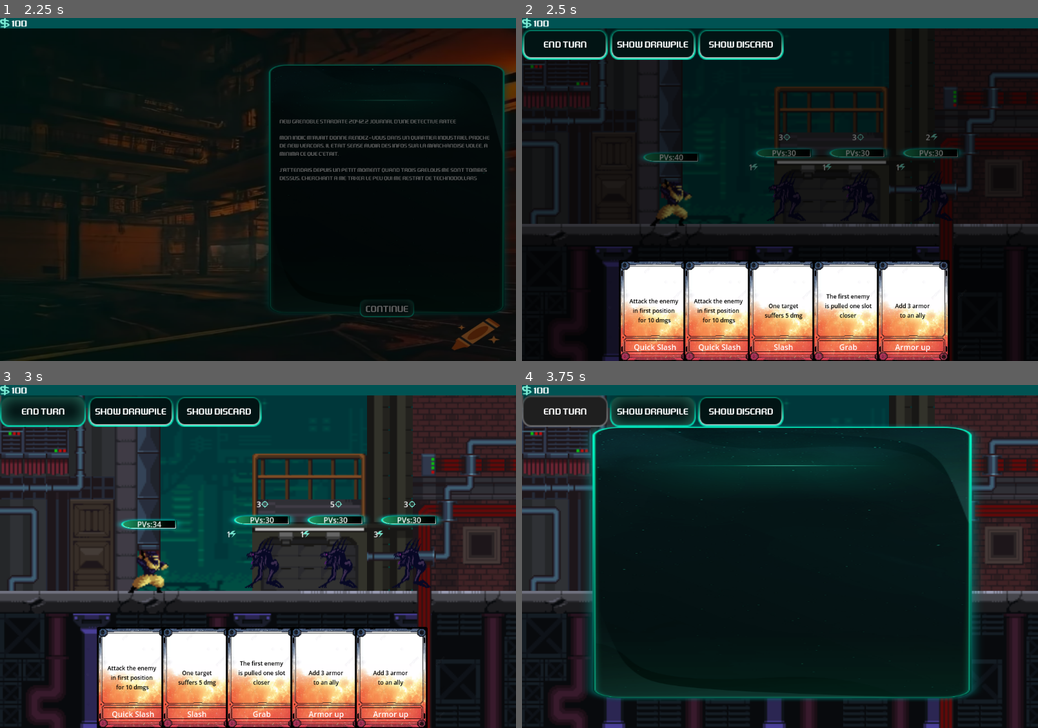
Above: before the commit, frames 1-4 (two rows, left to right).
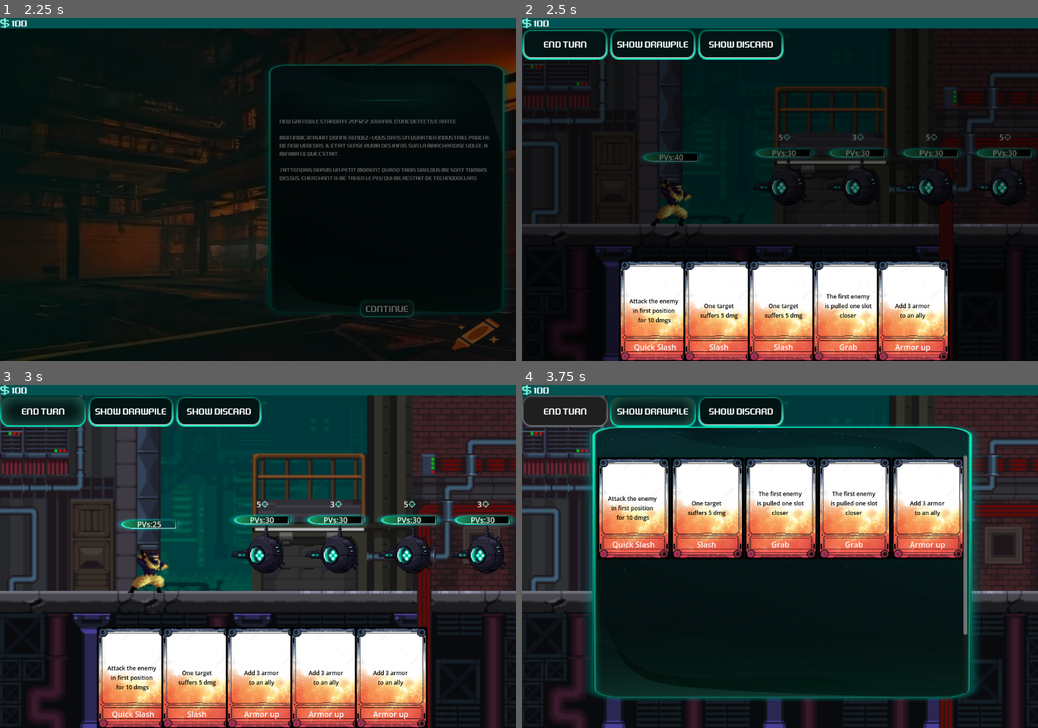
Above: after the commit, the same moments.

Repository: Azhrilla/SlayTheDungeon
Game: Godot game, scene res://UI/main_menu.tscn
The game is run twice, just before and just after one commit, with the same random seed, the same clock (stepped at 60 frames per second) and the same inputs.
Inputs:
- Up to frame 1 (2.25 s): click "Play" at 0.5 s; click "Continue" at 1.25 s; click "Continue" at 2 s
- Up to frame 2 (2.5 s): no input
- Up to frame 3 (3 s): click "End Turn" at 2.75 s
- Up to frame 4 (3.75 s): click "Show DrawPile" at 3.5 s

Frame 1 is identical in both runs. In frame 2, 1.2% of the frame differs, in the area x 33-100%, y 33-98%; in frame 3, 2.8%; in frame 4, 20%, in the area x 14-87%, y 20-91%.

Commit message:
Initial import of the drone

Diff:
--- a/Chips/chip_factory.gd
+++ b/Chips/chip_factory.gd
@@ -21,7 +21,6 @@
 		"_":
 			push_error ("Error: the chip with name {} was not implemented".format(_id))
 			newChip = null
-	print("new chip :")
-	print (_id)
+	print("new chip :{chip}".format({"chip":_id}))
 	UIGlobal.addChip(newChip)
 	return newChip
--- /dev/null
+++ b/Enemies/enemy_drone.gd
@@ -0,0 +1,41 @@
+extends Enemy
+
+const MAX_HEALTH:int  = 30
+const m_baseDmg = 3
+var m_isKO:bool = false
+
+func _ready() -> void:
+	m_currentHealth = MAX_HEALTH
+	m_intentions = ["Dmg3","Dmg5"]
+	super._ready()
+	$AnimationPlayer.play("Idle")
+
+
+func startRound(_heroes:Array[Character],_monsters:Array[Character]):
+	super.startRound(_heroes,_monsters)
+	if m_isKO:
+		m_isKO = false
+		$AnimationPlayer.play_backwards("death")
+		$AnimationPlayer.queue("Idle")
+
+func onDamageTaken(_effectiveDmg:int,_attacker:Character):
+	super.onDamageTaken(_effectiveDmg,_attacker)
+	m_currentIntention = "N/A"
+	$CharUI/UIContainer/Control/Icon_Status.setStatus(0,Globals.statusType.INTERRO)
+	if !m_isKO:
+		$AnimationPlayer.play("death")
+	m_isKO = true
+
+func playAttackAnim() -> void:
+	$AnimationPlayer.play_backwards("attack")
+	$AnimationPlayer.queue("Idle")
+
+func attack(_heroes:Array[Character]) -> void:
+	var target = _heroes.pick_random()
+	match m_currentIntention:
+		"Dmg3":
+			target.takeDmg(3,self)
+			playAttackAnim()
+		"Dmg5":
+			target.takeDmg(4,self)
+			playAttackAnim()
--- /dev/null
+++ b/Enemies/enemy_drone.tscn
@@ -0,0 +1,106 @@
+[gd_scene load_steps=9 format=3 uid="uid://bc74efqmpracj"]
+
+[ext_resource type="PackedScene" uid="uid://dsjhyxievg8pq" path="res://Game/enemy.tscn" id="1_ysy6f"]
+[ext_resource type="Script" uid="uid://cwlovno1t5x12" path="res://Enemies/enemy_drone.gd" id="2_0c66c"]
+[ext_resource type="Texture2D" uid="uid://cn0n1wp847eee" path="res://Graphics/UI/Chips/Drone.png" id="2_2syjg"]
+
+[sub_resource type="Animation" id="Animation_ysy6f"]
+resource_name = "Idle"
+length = 0.65
+loop_mode = 2
+step = 0.125
+tracks/0/type = "value"
+tracks/0/imported = false
+tracks/0/enabled = true
+tracks/0/path = NodePath("Sprite2D:frame_coords")
+tracks/0/interp = 1
+tracks/0/loop_wrap = true
+tracks/0/keys = {
+"times": PackedFloat32Array(0, 0.125, 0.25, 0.375, 0.5, 0.625),
+"transitions": PackedFloat32Array(1, 1, 1, 1, 1, 1),
+"update": 0,
+"values": [Vector2i(0, 4), Vector2i(1, 4), Vector2i(2, 4), Vector2i(3, 4), Vector2i(4, 4), Vector2i(5, 4)]
+}
+
+[sub_resource type="Animation" id="Animation_2syjg"]
+length = 0.001
+tracks/0/type = "value"
+tracks/0/imported = false
+tracks/0/enabled = true
+tracks/0/path = NodePath("Sprite2D:frame_coords")
+tracks/0/interp = 1
+tracks/0/loop_wrap = true
+tracks/0/keys = {
+"times": PackedFloat32Array(0),
+"transitions": PackedFloat32Array(1),
+"update": 1,
+"values": [Vector2i(0, 4)]
+}
+tracks/1/type = "value"
+tracks/1/imported = false
+tracks/1/enabled = true
+tracks/1/path = NodePath("Sprite2D:frame")
+tracks/1/interp = 1
+tracks/1/loop_wrap = true
+tracks/1/keys = {
+"times": PackedFloat32Array(0),
+"transitions": PackedFloat32Array(1),
+"update": 1,
+"values": [0]
+}
+
+[sub_resource type="Animation" id="Animation_0c66c"]
+resource_name = "death"
+length = 2.0
+step = 0.125
+tracks/0/type = "value"
+tracks/0/imported = false
+tracks/0/enabled = true
+tracks/0/path = NodePath("Sprite2D:frame_coords")
+tracks/0/interp = 1
+tracks/0/loop_wrap = true
+tracks/0/keys = {
+"times": PackedFloat32Array(0, 0.125, 0.25, 0.375, 0.5, 0.625, 0.75, 0.875, 1, 1.125, 1.25, 1.375),
+"transitions": PackedFloat32Array(1, 1, 1, 1, 1, 1, 1, 1, 1, 1, 1, 1),
+"update": 1,
+"values": [Vector2i(0, 1), Vector2i(1, 1), Vector2i(2, 1), Vector2i(3, 1), Vector2i(4, 1), Vector2i(5, 1), Vector2i(6, 1), Vector2i(7, 1), Vector2i(8, 1), Vector2i(9, 1), Vector2i(10, 1), Vector2i(11, 1)]
+}
+
+[sub_resource type="Animation" id="Animation_pvgii"]
+resource_name = "attack"
+step = 0.125
+tracks/0/type = "value"
+tracks/0/imported = false
+tracks/0/enabled = true
+tracks/0/path = NodePath("Sprite2D:frame")
+tracks/0/interp = 1
+tracks/0/loop_wrap = true
+tracks/0/keys = {
+"times": PackedFloat32Array(0, 0.125, 0.25, 0.375, 0.5, 0.625, 0.75, 0.875),
+"transitions": PackedFloat32Array(1, 1, 1, 1, 1, 1, 1, 1),
+"update": 1,
+"values": [0, 1, 2, 3, 4, 5, 6, 7]
+}
+
+[sub_resource type="AnimationLibrary" id="AnimationLibrary_0c66c"]
+_data = {
+&"Idle": SubResource("Animation_ysy6f"),
+&"RESET": SubResource("Animation_2syjg"),
+&"attack": SubResource("Animation_pvgii"),
+&"death": SubResource("Animation_0c66c")
+}
+
+[node name="Enemy_Drone" instance=ExtResource("1_ysy6f")]
+script = ExtResource("2_0c66c")
+
+[node name="Sprite2D" parent="." index="1"]
+scale = Vector2(1.5, 1.616)
+texture = ExtResource("2_2syjg")
+flip_h = true
+hframes = 16
+vframes = 6
+
+[node name="AnimationPlayer" type="AnimationPlayer" parent="." index="3"]
+libraries = {
+&"": SubResource("AnimationLibrary_0c66c")
+}
--- a/Enemies/enemy_factory.gd
+++ b/Enemies/enemy_factory.gd
@@ -4,6 +4,7 @@
 const caillou:PackedScene = preload("res://Enemies/enemy_caillou.tscn")
 const flame:PackedScene = preload("res://Enemies/enemy_flame.tscn")
 const sniper:PackedScene = preload("res://Enemies/enemy_sniper.tscn")
+const drone:PackedScene = preload("res://Enemies/enemy_drone.tscn")
 
 
 
@@ -16,6 +17,8 @@
 			newEnemy = caillou.instantiate()
 		"Sniper":
 			newEnemy = sniper.instantiate()
+		"Drone":
+			newEnemy = drone.instantiate()
 		"_":
 			push_error ("Error: the enemy with name {} was not implemented".format(_id))
 			newEnemy = null
--- a/Game/game_state.gd
+++ b/Game/game_state.gd
@@ -1,7 +1,7 @@
 extends Node
 
 var m_hero:Hero = null
-var m_cards:Array[String] = ["QuickSlash","QuickSlash","QuickSlash","Slash","Slash","Grab","Grab","Defense","Defense","Defense"]
+var m_cards:Array[String] = ["QuickSlash","QuickSlash","QuickSlash","Slash","Slash","Slash","Slash","Grab","Grab","Grab","Defense","Defense","Defense","Defense","Defense"]
 var m_currentLevel:levelInfos = null
 var m_currentDollars:int:
 	set = setDollars
--- a/globals.gd
+++ b/globals.gd
@@ -29,7 +29,7 @@
 
 	var combat1 = levelInfos.new()
 	combat1.m_lvlFile = m_playLevel
-	combat1.m_enemies.append_array(["Flame","Flame","Flame"])#
+	combat1.m_enemies.append_array(["Drone","Drone","Drone","Drone"])#
 	combat1.m_lootDollars = 100
 	combat1.m_lootCardQuality = Globals.cardQuality.NORMAL
 	combat1.m_goToLoot = true
Not shown, added: Enemies/enemy_drone.gd.uid
Binary file added: Graphics/Enemies/Drone.png
Not shown, added: Graphics/Enemies/Drone.png.import
Binary file added: Graphics/UI/Chips/Drone.png
Not shown, added: Graphics/UI/Chips/Drone.png.import
Not shown, added: Graphics/Enemies/Drone.psd
